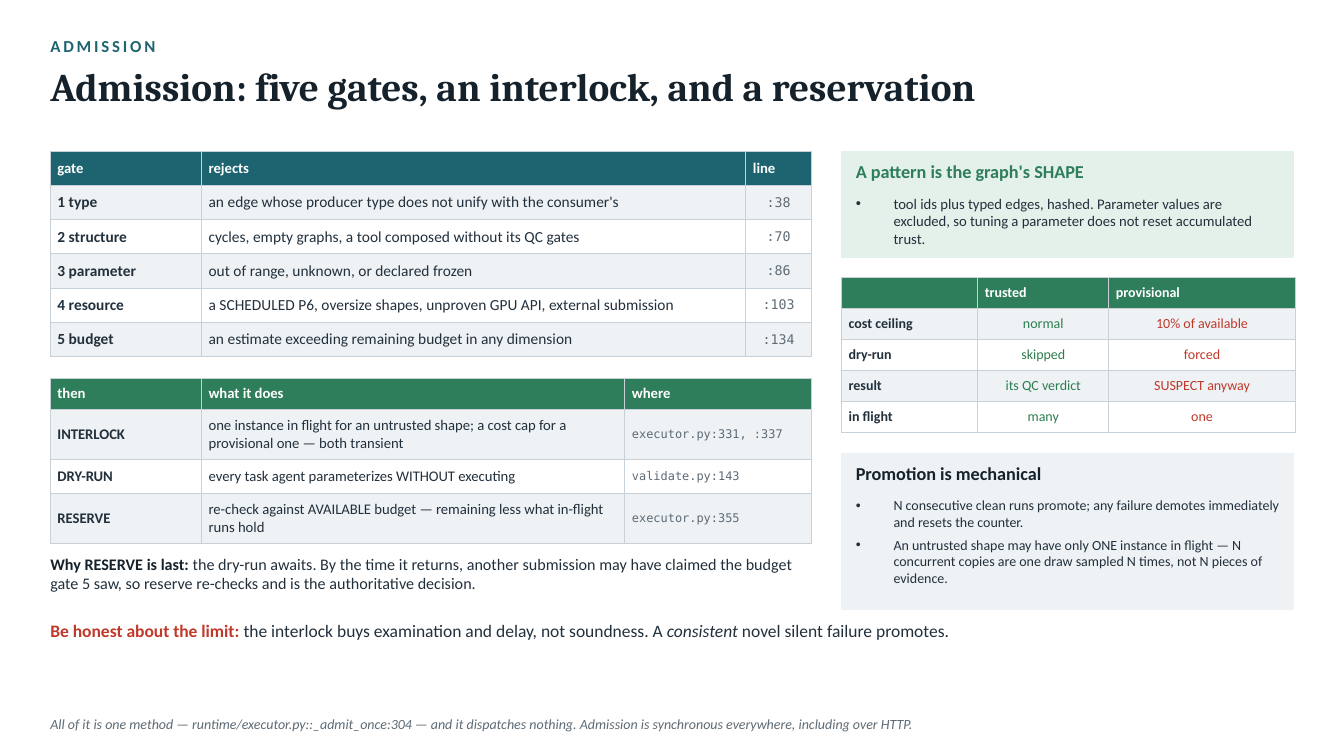
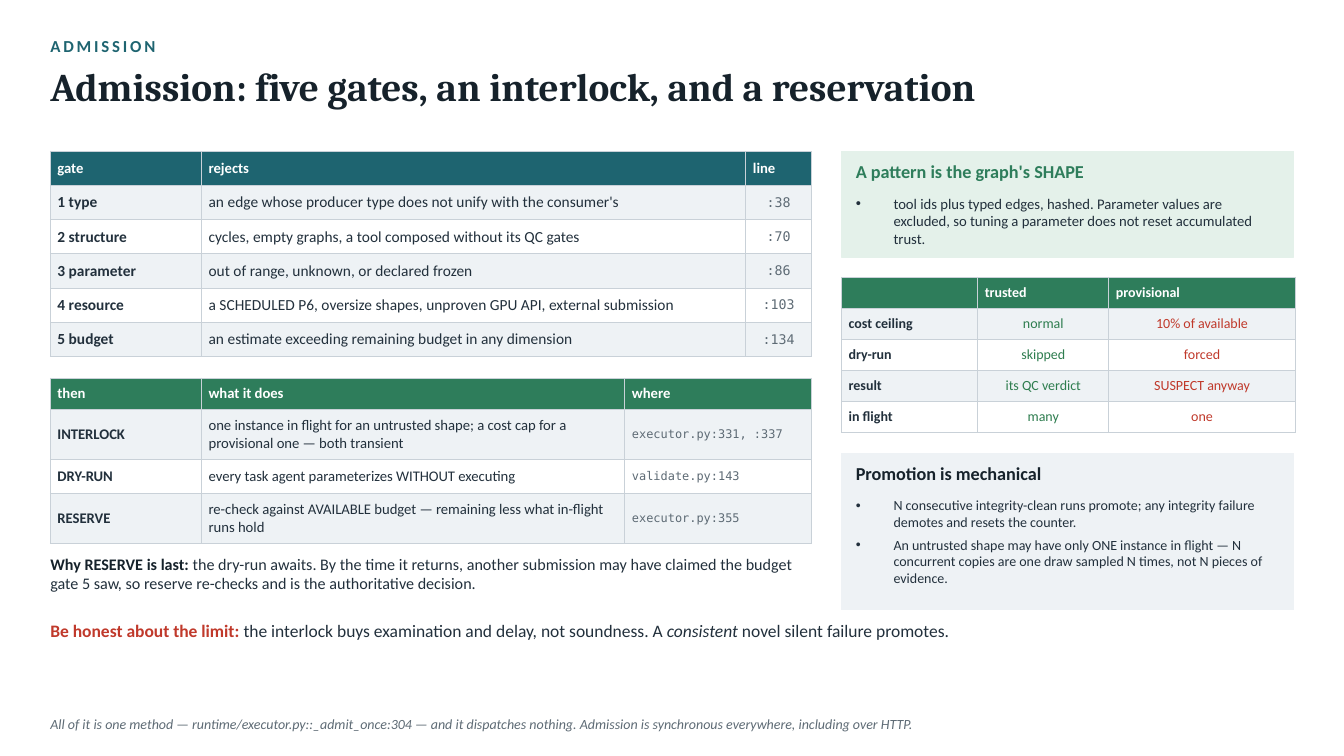
Before and after one commit to radical-collaboration/IMPRESS, a slide deck: slide 7 of agent/slides/impress-a-codewalk.pptx. Drawn at 1344x756 pixels with LibreOffice and Linux fonts; fonts in the diff are those of the drawing. Boxes give left, top, right and bottom in pixels: in the first picture for what was removed or moved away, otherwise in the second. Text is boxed around its words. In the diff, an @@ line names an element or a change of style, - is before the commit and + after.

```diff
--- a/agent/slides/impress-a-codewalk.pptx
+++ b/agent/slides/impress-a-codewalk.pptx
@@ text at (x1=894, y1=500, x2=1255, y2=527): text changed @@
-• N consecutive clean runs promote; any failure demotes immediately and resets the counter.
+• N consecutive integrity-clean runs promote; any integrity failure demotes and resets the counter.
```
Also in this commit, not shown: 5 other slides changed, 6 other files.
